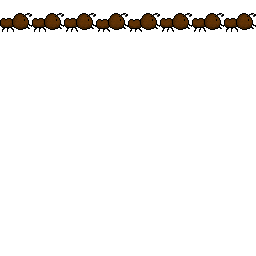
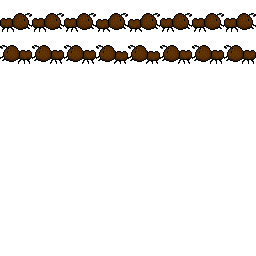
Before/after of a 256x256 layered artwork. What changed in the layer stack:
added layer "Ebene 8" above "Ebene 7" over [0, 45, 256, 64]
